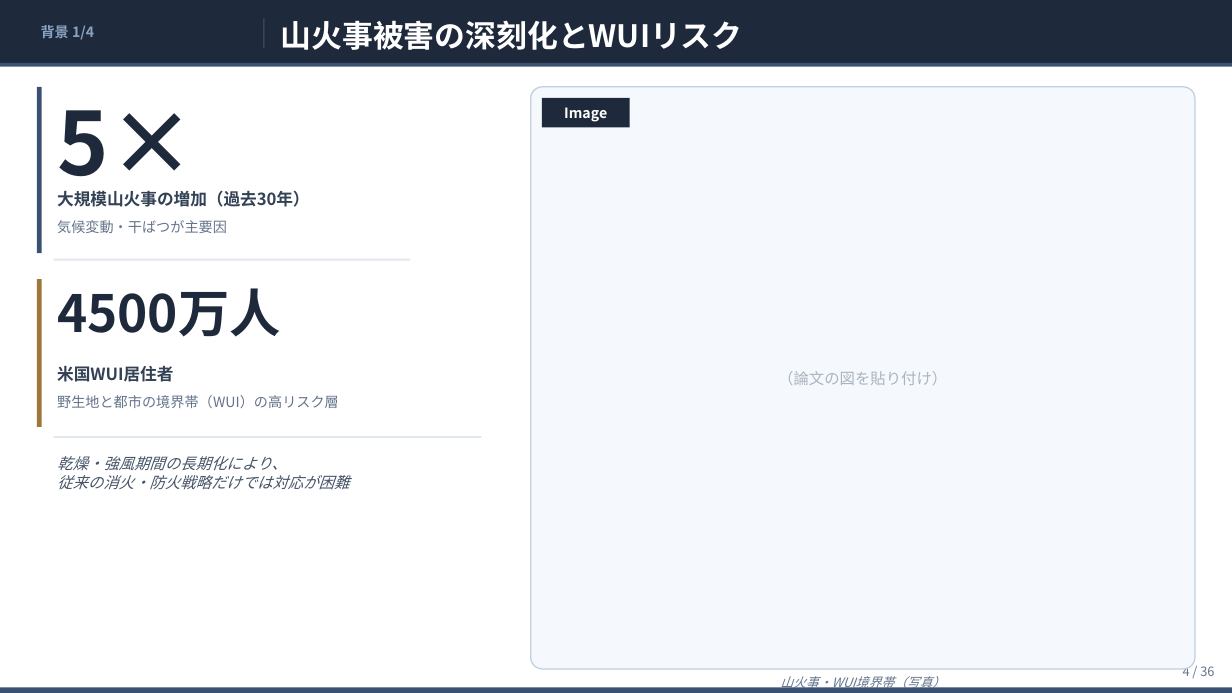
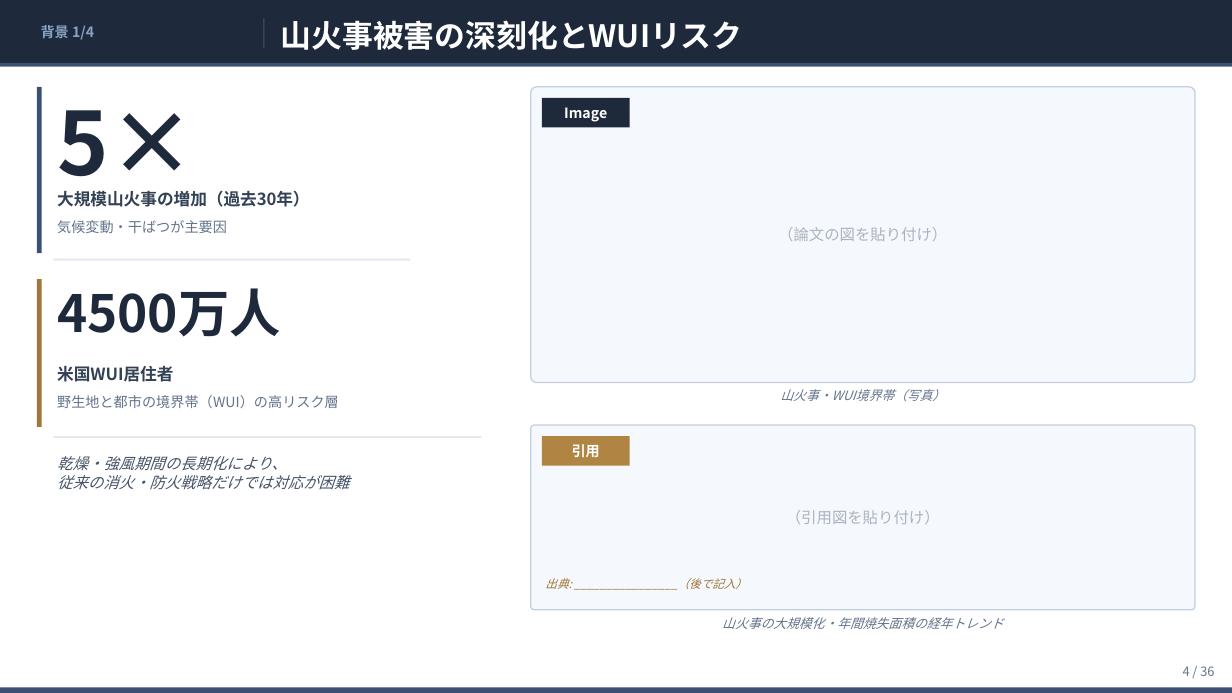
Before and after one commit to ytaisei0525-design/my-first-claude, a slide deck: slide 4 of slides.pptx. Drawn at 1232x693 pixels with LibreOffice and Linux fonts; fonts in the diff are those of the drawing. Boxes give left, top, right and bottom in pixels: in the first picture for what was removed or moved away, otherwise in the second. Text is boxed around its words. In the diff, an @@ line names an element or a change of style, - is before the commit and + after.

```diff
--- a/slides.pptx
+++ b/slides.pptx
@@ text "（論文の図を貼り付け）": place and size @@
-text "（論文の図を貼り付け）" at box(778, 371, 947, 385)
+text "（論文の図を貼り付け）" at box(778, 227, 947, 241)
@@ rounded rectangle: place and size @@
-rounded rectangle at box(531, 87, 1195, 669)
+rounded rectangle at box(531, 87, 1195, 383)
@@ text "山火事・WUI境界帯（写真）" rewrapped from box(780, 674, 945, 692) to box(780, 389, 945, 401) @@
@@ rounded rectangle added at box(531, 425, 1195, 610), fill #F5F8FC, outline #C0D0E0 1 pt @@
@@ rectangle added at box(542, 436, 629, 466), fill #B08442 @@
@@ text added at box(572, 444, 600, 457), 11 pt, text #FFFFFF, bold @@
+引用
@@ text added at box(786, 510, 940, 524), 12 pt, text #AAB4C0 @@
+（引用図を貼り付け）
@@ text added at box(545, 578, 747, 590), 9 pt, text #9F7639, italic @@
+出典: ________________（後で記入）
@@ text added at box(722, 617, 1003, 629), 10 pt, text #64748B, italic @@
+山火事の大規模化・年間焼失面積の経年トレンド
```
Also in this commit, not shown: 5 other slides changed, 3 other files.
